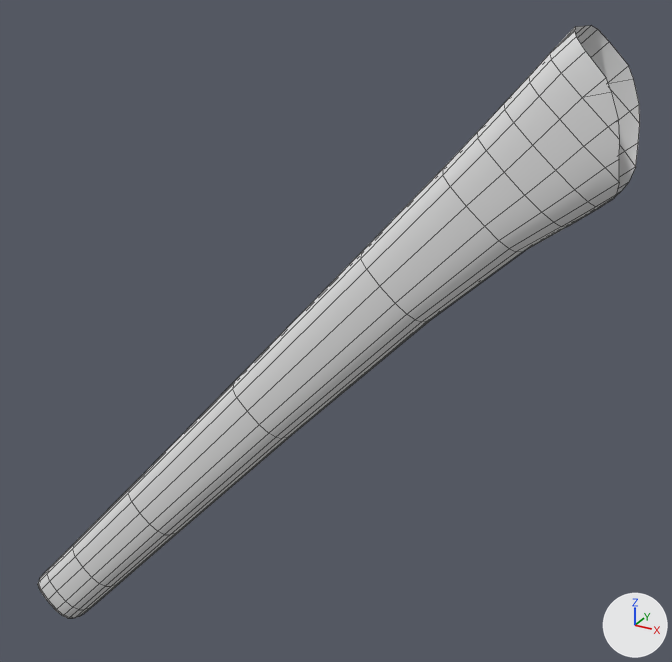
The Blender file main.blend, before and after one commit.
One viewpoint serves both versions: a 50 mm lens placed at (0.5, -0.465, 0.511), pointed at (0.218, 0.046, 0.255). The axes (+X, +Y, +Z) are drawn at lower right. The lights are the same throughout. Mesh edges are drawn as thin lines.

The first picture shows 'Bottom'.
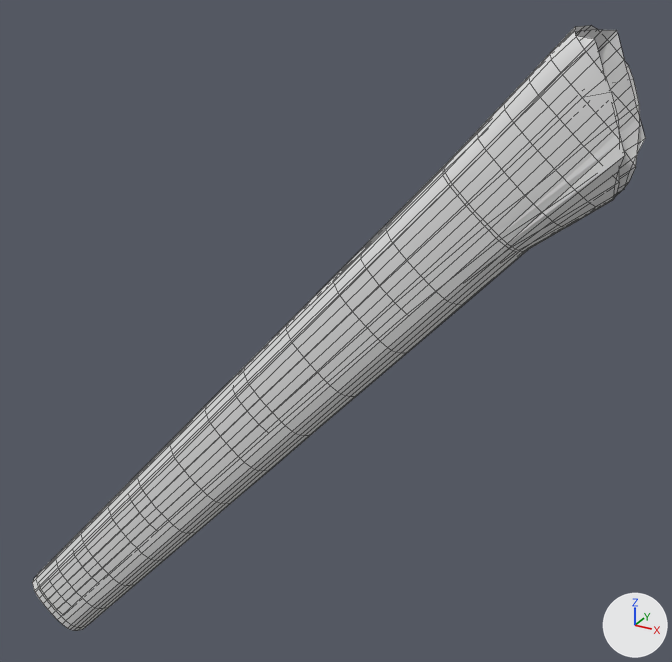
Commit message: bottom clone before final re-shaping

Edits to the bpy script that builds the scene:
```text
Change me_cylinder_002:
    used by ob_bottom_clone; location = (0.4128, 0.0, 0.4588)
    remove me_cylinder_002.from_pydata(...)  # 38 vertices, 0 faces, 38 loose edges; spans x -0.0403..-0.0031, y -0.0223..0.0223, z -0.0736..0.0035
    add me_cylinder_002.from_pydata(...)  # 532 vertices, 494 faces; spans x -0.4635..-0.0031, y -0.0227..0.0227, z -0.5146..0.0035
    me_cylinder_002 part 1: 5 vertices removed from x -0.0397..-0.0233, y -0.0208..-0.0049, z 0.0031..0.0033; 499 vertices added at x -0.4635..-0.0232, y -0.0227..0.0227, z -0.5146..0.0034
```

What differs and where, as boxes (x1, y1, x2, y2) in the pictures (672 x 662 px):
'Bottom Clone', now drawn: after (32, 30, 645, 631)
'Bottom', unchanged, covered by the edit: before (38, 25, 640, 618); after (302, 25, 640, 319)
